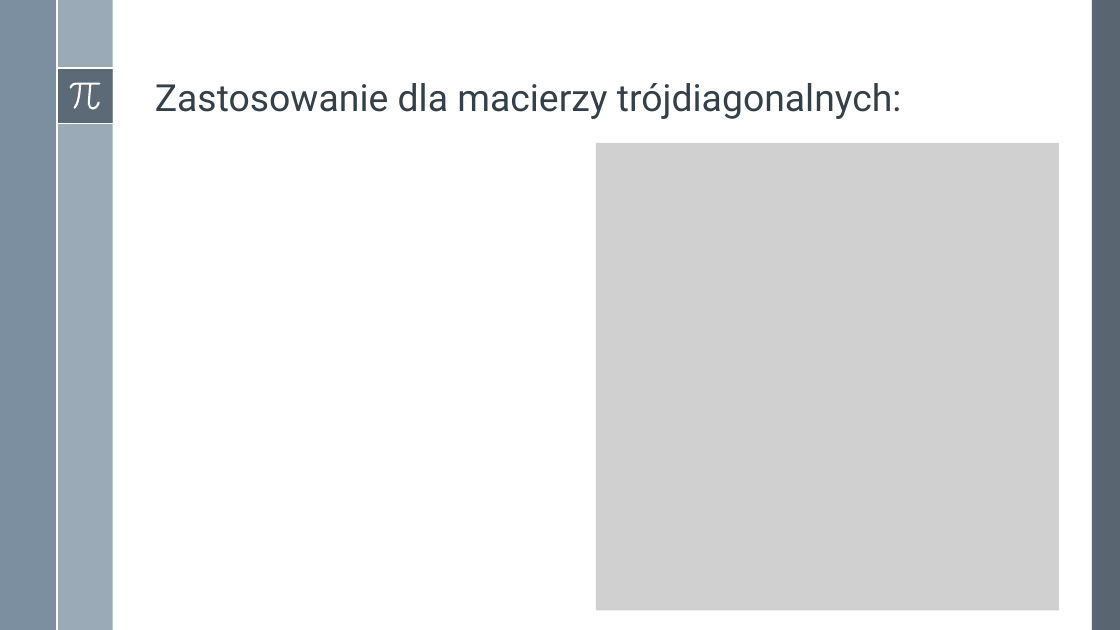
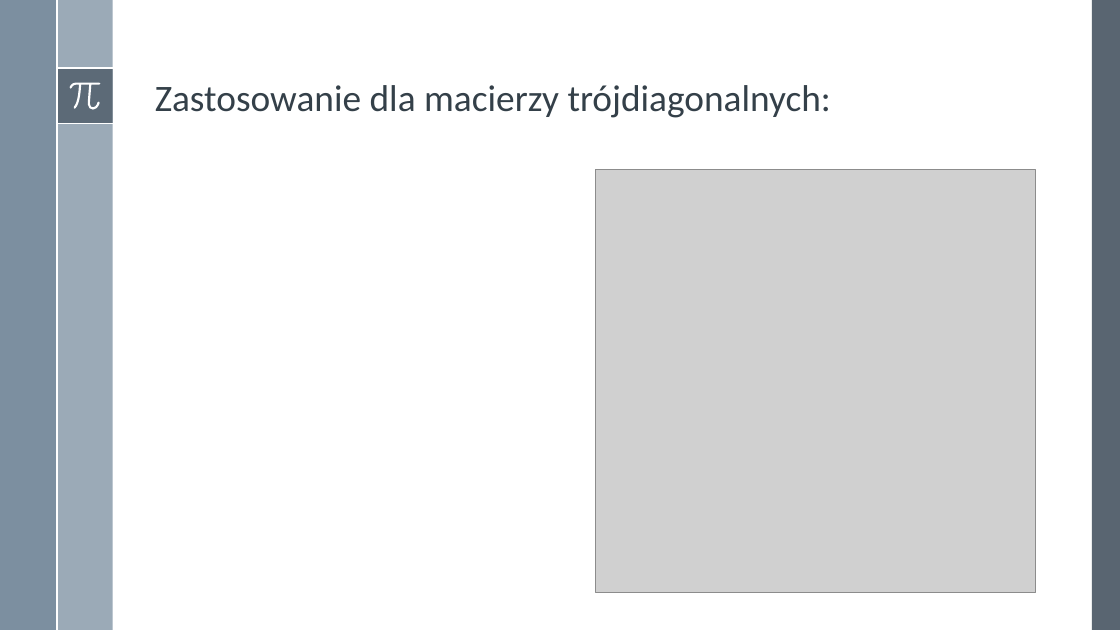
Before and after one commit to adamgracikowski/Numerical-Methods, a slide deck: slide 19 of Project2/Presentation/P2Z20_AGR.pptx. Drawn at 1120x630 pixels with LibreOffice and Linux fonts; fonts in the diff are those of the drawing; grey boxes stand for pictures. Boxes give left, top, right and bottom in pixels: in the first picture for what was removed or moved away, otherwise in the second. Text is boxed around its words. In the diff, an @@ line names an element or a change of style, - is before the commit and + after.

Commit message:
fix font in presentation in project2

```diff
--- a/Project2/Presentation/P2Z20_AGR.pptx
+++ b/Project2/Presentation/P2Z20_AGR.pptx
@@ title "Zastosowanie dla macierzy trójdiagonalnych:" at (155, 85, 831, 118): font Roboto to Calibri @@
@@ picture: place and size @@
-picture at (596, 143, 1059, 610)
+picture at (596, 170, 1035, 593)
```
Also in this commit, not shown: 20 other slides changed.
